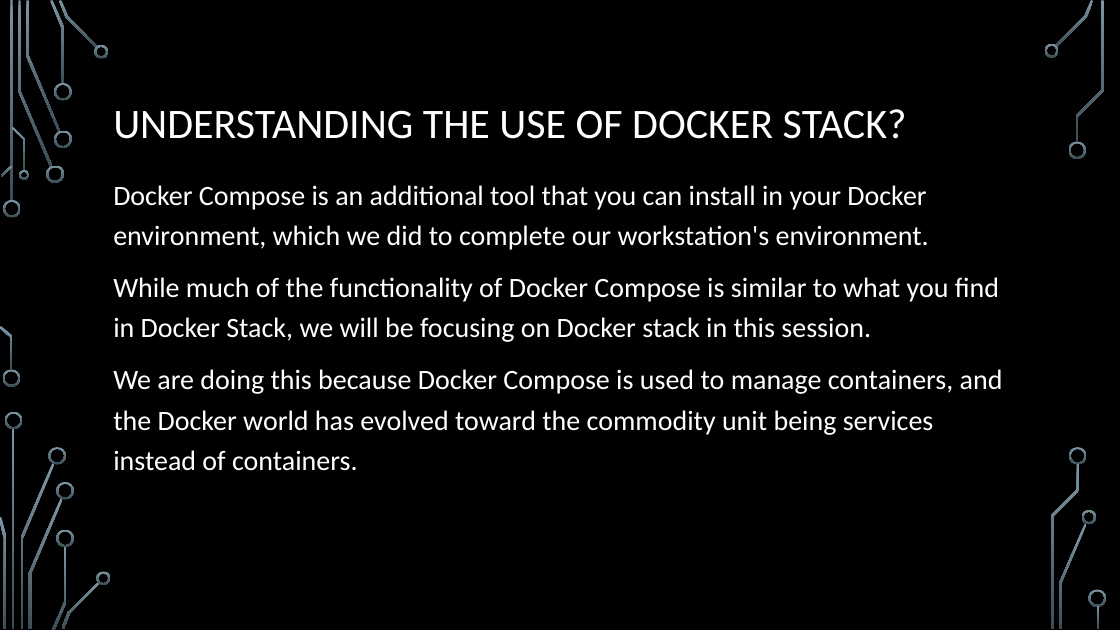
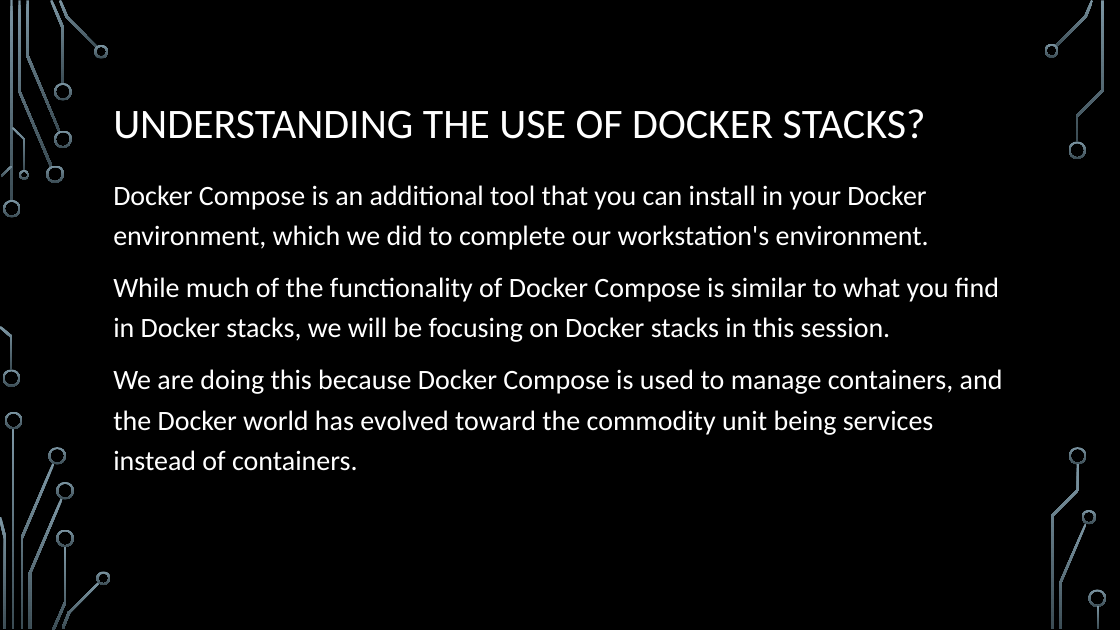
Before and after one commit to EarlWaud/LiveDockerTraining, a slide deck: slide 8 of Chapter 07 - Docker Stacks.pptx. Drawn at 1120x630 pixels with LibreOffice and Linux fonts; fonts in the diff are those of the drawing; background and template pictures are left out. Boxes give left, top, right and bottom in pixels: in the first picture for what was removed or moved away, otherwise in the second. Text is boxed around its words. In the diff, an @@ line names an element or a change of style, - is before the commit and + after.

```diff
--- a/Chapter 07 - Docker Stacks.pptx
+++ b/Chapter 07 - Docker Stacks.pptx
@@ title at (x1=113, y1=109, x2=926, y2=139): text changed @@
-UNDERSTANDING THE USE OF DOCKER STACK?
+UNDERSTANDING THE USE OF DOCKER STACKS?
@@ text at (x1=113, y1=277, x2=999, y2=342): text changed @@
-While much of the functionality of Docker Compose is similar to what you find in Docker Stack, we will be focusing on Docker stack in this session.
+While much of the functionality of Docker Compose is similar to what you find in Docker stacks, we will be focusing on Docker stacks in this session.
```
Also in this commit, not shown: 3 other slides changed.
